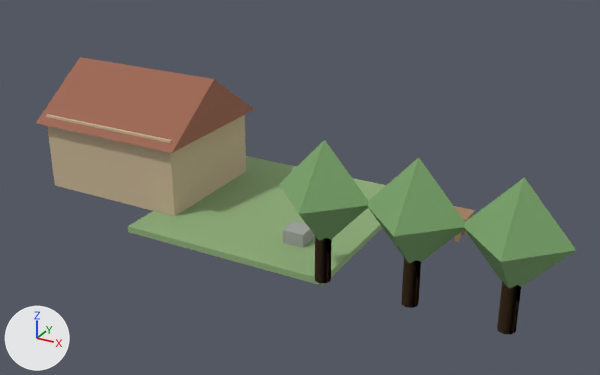
What one commit did to the glTF model assets/models/wp-s003-005-002/representative_asset_set.gltf.
Rendered twice from a 50 mm camera at (14.63, -24.85, 13.48) aimed at (1.49, -0.96, 1.53). Lighting does not change. The marker at lower left points along +X, +Y and +Z. The picture after the commit comes second. Where no turn or scale is listed for an object, it has been applied to the vertices.

Objects in the first picture: 'asset.building.house.body', 'asset.building.house.roof', 'asset.environment.tree.1.canopy', 'asset.environment.tree.1.trunk', 'asset.environment.tree.2.canopy', 'asset.environment.tree.2.trunk', 'asset.environment.tree.3.canopy', 'asset.environment.tree.3.trunk', 'asset.terrain.patch', 'asset.terrain.stone' and 2 more.
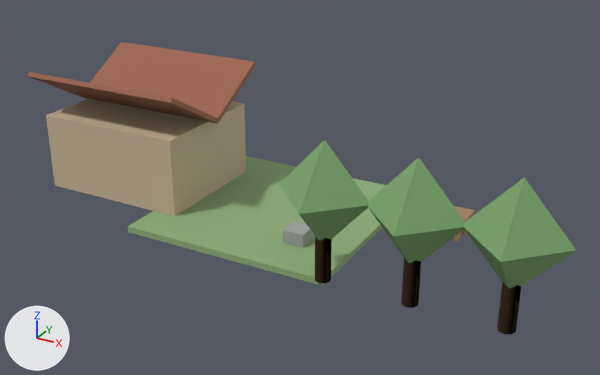
Commit message: WP-S003-005-002 fix representative gable roof geometry

What differs and where, as boxes (x1, y1, x2, y2) in the pictures (600 x 375 px):
'asset.building.house.roof', deleted (brown): before (36, 57, 255, 153)
'asset.building.house.roof.left', added (brown): after (82, 42, 256, 124)
'asset.building.house.roof.right', added (brown): after (28, 72, 219, 123)

What the commit changed:
Mesh me_cube__mat1 is new.
It is a box spanning x -0.5..0.5, y -0.5..0.5, z -0.5..0.5.
It uses material mat_mat_roof_clay_dark (brown #9e6550).
Object 'asset.building.house.roof' (ob_asset_building_house_roof) is deleted.
Object 'asset.building.house.roof.right' (ob_asset_building_house_roof_right) is new; it shows me_cube__mat1.
Its location is (-6.0, -1.35, 3.85).
Its rotation in degrees is (-30, 0, 0).
Its scale is (6.8, 3.25, 0.18).
Object 'asset.building.house.roof.left' (ob_asset_building_house_roof_left) is new; it shows me_cube__mat1.
Its location is (-6.0, 1.35, 3.85).
Its rotation in degrees is (30, 0, 0).
Its scale is (6.8, 3.25, 0.18).
